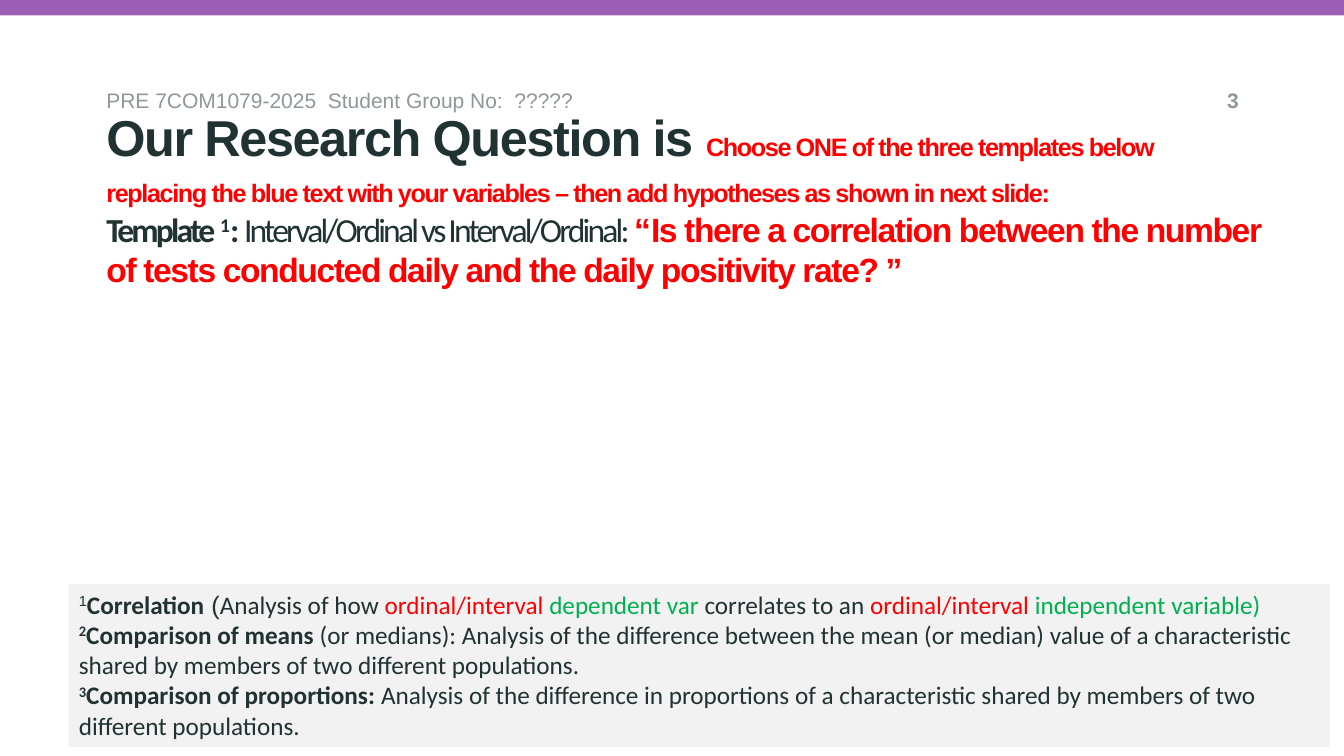
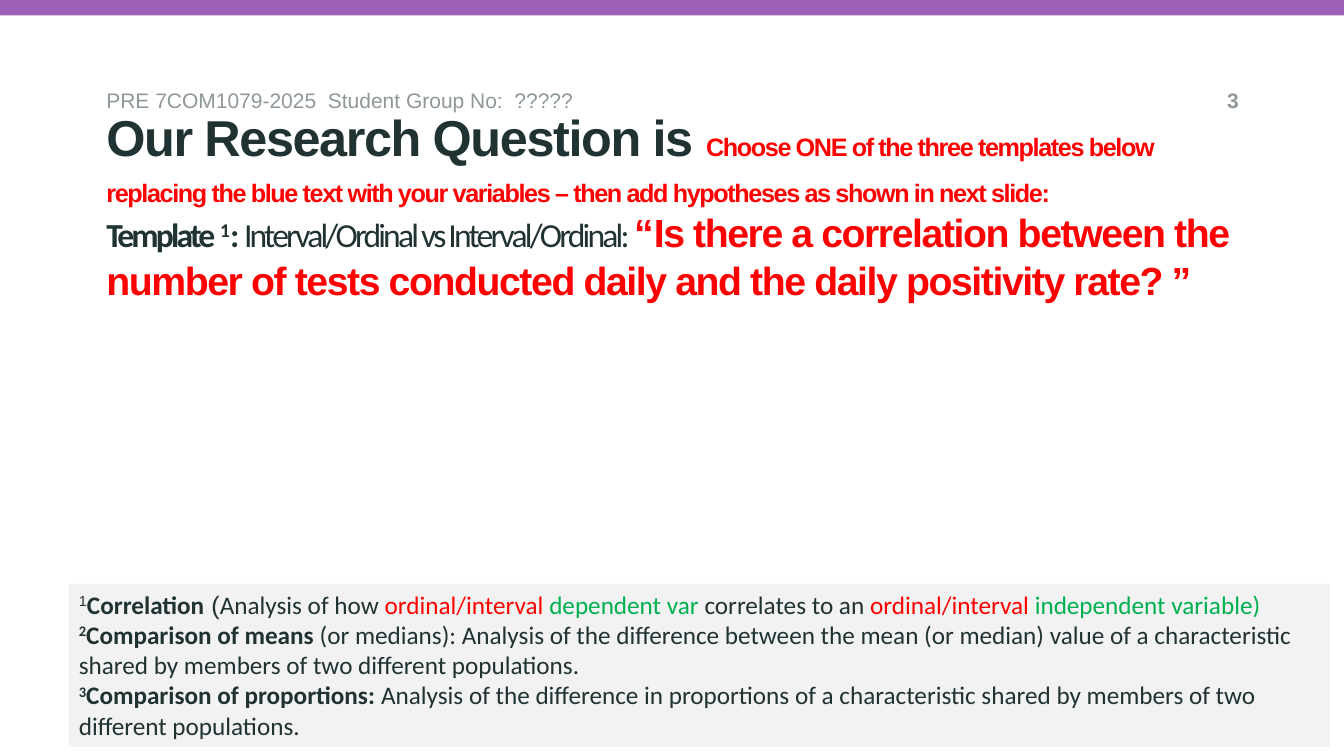
Before and after one commit to sh25aao/A80-TRDP-GroupProjectReport, a slide deck: slide 5 of reseach_question_presentation_template.pptx. Drawn at 1344x756 pixels with LibreOffice and Linux fonts; fonts in the diff are those of the drawing; background and template pictures are left out. Boxes give left, top, right and bottom in pixels: in the first picture for what was removed or moved away, otherwise in the second. Text is boxed around its words. In the diff, an @@ line names an element or a change of style, - is before the commit and + after.

```diff
--- a/reseach_question_presentation_template.pptx
+++ b/reseach_question_presentation_template.pptx
@@ title "Template 1: Interval/Ordinal vs Interval/Ordinal: ..." at bbox=[106, 218, 1230, 303]: size 24 to 28 pt in "“Is there a correlation between the number ..." @@
```
Also in this commit, not shown: 1 other slide changed.
